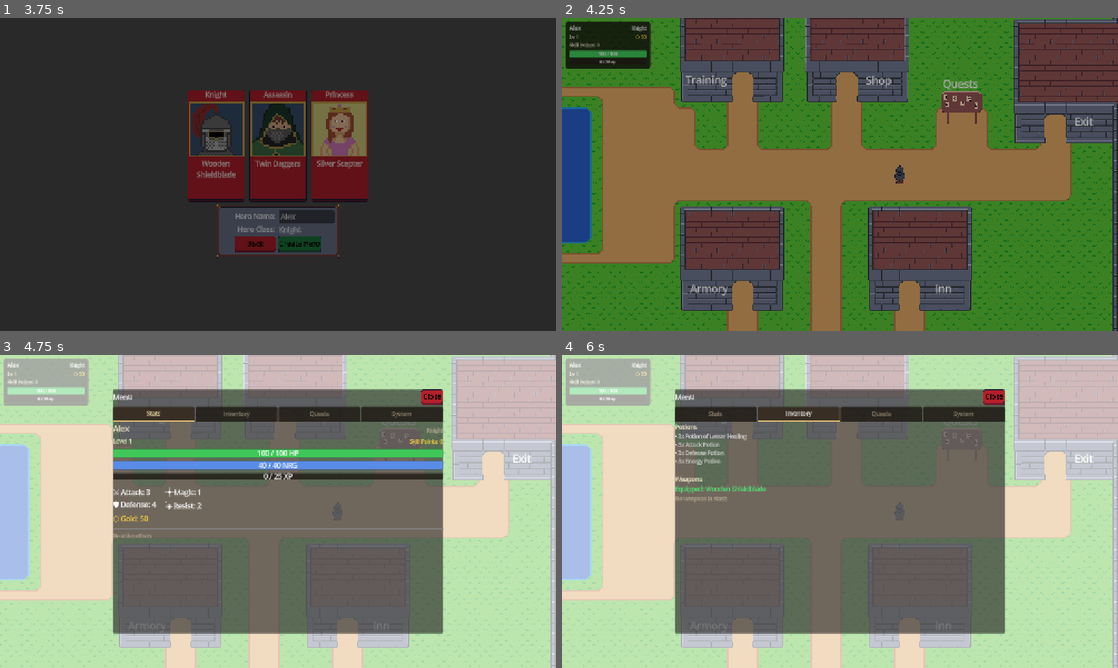
Above: before the commit, frames 1-4 (two rows, left to right).
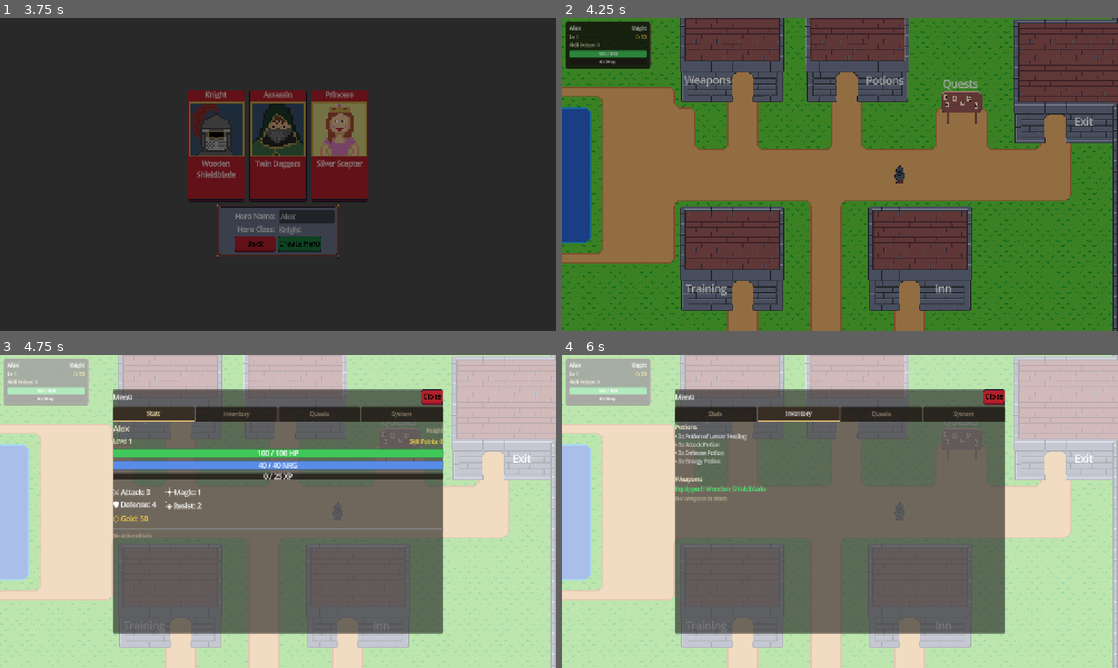
Above: after the commit, the same moments.

Repository: navtges3/PixelValley
Game: Godot game, scene res://scenes/ui/screens/main_menu_screen.tscn
Two runs of this game, one before a commit and one after it. Both use one fixed random seed, a clock stepped at 60 frames per second and the inputs below. Sound files missing from this copy of the repository are replaced by a short silence.
Inputs (mouse positions are in pixels of both pictures, inside the frame that each line leads up to):
- Up to frame 1 (3.75 s): click "New Game" at 0.5 s; click (305, 215) at 1.27 s; type "Alex" at 1.35 s; click (216, 146) at 2.02 s; click "Create Hero" at 2.75 s; click "Empty Slot" at 3.5 s
- Up to frame 2 (4.25 s): no input
- Up to frame 3 (4.75 s): hold Right (ui_right) from 4.28 s (still down); hold Tab (open_hud) from 4.28 s (still down)
- Up to frame 4 (6 s): release Right (ui_right) at 5 s; release Tab (open_hud) at 5 s; click "Stats" at 5 s; click "Inventory" at 5.75 s

Frame 1 is identical in both runs. In frame 2, 0.4% of the frame differs, in the area x 22-62%, y 18-89%; in frame 3, less than 0.1%; in frame 4, less than 0.1%.
Error in both runs: Invalid access to property or key 'inventory' on a base object of type 'Nil'. (res://autoload/game_state.gd:39)

Commit message:
feat: Update shop and village systems to support separate potion and weapon shops

Diff:
--- a/autoload/screen_manager.gd
+++ b/autoload/screen_manager.gd
@@ -13,7 +13,7 @@
 	NONE,
 	MAIN_MENU, NEW_GAME,
 	VILLAGE,
-	INN, SHOP, ARMORY, TRAINING, QUEST,
+	INN, SHOP, TRAINING, QUEST,
 	VALLEY,
 	FOREST, WAR_CAMP, CAVE,
 	BATTLE,
@@ -35,7 +35,6 @@
 	ScreenName.VILLAGE: "res://scenes/world/locations/village.tscn",
 	ScreenName.INN: "res://scenes/ui/screens/inn_screen.tscn",
 	ScreenName.SHOP: "res://scenes/ui/screens/shop_screen.tscn",
-	ScreenName.ARMORY: "res://scenes/ui/screens/armory_screen.tscn",
 	ScreenName.TRAINING: "res://scenes/ui/screens/training_screen.tscn",
 	ScreenName.VALLEY: "res://scenes/world/locations/valley.tscn",
 	ScreenName.FOREST: "res://scenes/world/locations/forest.tscn",
@@ -93,9 +92,7 @@
 func _change_scene(path: String, entrance_id: String = "", data = null) -> void:
 	_is_transitioning = true
 	await _fade(1.0)
-
 	_world_hud.hide()
-
 	var scene = load(path).instantiate()
 	get_tree().current_scene.free()
 	get_tree().root.add_child(scene)
@@ -105,12 +102,10 @@
 	if entrance_id != "" and scene.has_method("place_player_at_entrance"):
 		print("Placing player at entrance: %s" % entrance_id)
 		scene.place_player_at_entrance(entrance_id)
-
 	if _current_screen_name in WORLD_SCREENS:
 		_world_hud.show_all()
 	else:
 		_world_hud.hide_all()
-
 	await get_tree().process_frame
 	await _fade(0.0)
 	_is_transitioning = false
--- a/scenes/ui/screens/shop_screen.tscn
+++ b/scenes/ui/screens/shop_screen.tscn
@@ -15,6 +15,7 @@
 grow_horizontal = 2
 grow_vertical = 2
 script = ExtResource("1_wjsap")
+shop_type = null
 
 [node name="ShopNameLabel" type="Label" parent="." unique_id=559161195]
 layout_mode = 1
--- a/scenes/world/locations/village.tscn
+++ b/scenes/world/locations/village.tscn
@@ -66,25 +66,25 @@
 offset_bottom = 7.0
 text = "Exit"
 
-[node name="ShopTriggerZone" type="Area2D" parent="TriggerZones" unique_id=1214933235 groups=["trigger_zone"]]
+[node name="PotionShopTriggerZone" type="Area2D" parent="TriggerZones" unique_id=1214933235 groups=["trigger_zone"]]
 position = Vector2(672, 227)
 script = ExtResource("2_rt3mv")
-entrance_id = "shop"
+entrance_id = "potion_shop"
 screen_target = 5
 metadata/_custom_type_script = "uid://c5sed60hjy0rk"
 
-[node name="CollisionShape2D" type="CollisionShape2D" parent="TriggerZones/ShopTriggerZone" unique_id=531062253]
+[node name="CollisionShape2D" type="CollisionShape2D" parent="TriggerZones/PotionShopTriggerZone" unique_id=531062253]
 shape = SubResource("CircleShape2D_e7reh")
 
-[node name="Label" type="Label" parent="TriggerZones/ShopTriggerZone" unique_id=1059137505]
+[node name="Label" type="Label" parent="TriggerZones/PotionShopTriggerZone" unique_id=1059137505]
 offset_left = 29.0
 offset_top = -15.0
 offset_right = 68.0
 offset_bottom = 8.0
-text = "Shop"
+text = "Potions"
 
 [node name="TrainingTriggerZone" type="Area2D" parent="TriggerZones" unique_id=254792451 groups=["trigger_zone"]]
-position = Vector2(512, 227)
+position = Vector2(512, 547)
 script = ExtResource("2_rt3mv")
 entrance_id = "training"
 screen_target = 7
@@ -100,22 +100,22 @@
 offset_bottom = 11.0
 text = "Training"
 
-[node name="ArmoryTriggerZone" type="Area2D" parent="TriggerZones" unique_id=264463684 groups=["trigger_zone"]]
-position = Vector2(512, 547)
+[node name="WeaponShopTriggerZone" type="Area2D" parent="TriggerZones" unique_id=264463684 groups=["trigger_zone"]]
+position = Vector2(512, 227)
 script = ExtResource("2_rt3mv")
-entrance_id = "armory"
-screen_target = 6
+entrance_id = "weapon_shop"
+screen_target = 5
 metadata/_custom_type_script = "uid://c5sed60hjy0rk"
 
-[node name="CollisionShape2D" type="CollisionShape2D" parent="TriggerZones/ArmoryTriggerZone" unique_id=696258203]
+[node name="CollisionShape2D" type="CollisionShape2D" parent="TriggerZones/WeaponShopTriggerZone" unique_id=696258203]
 shape = SubResource("CircleShape2D_h8u16")
 
-[node name="Label" type="Label" parent="TriggerZones/ArmoryTriggerZone" unique_id=1065136552]
-offset_left = -81.0
+[node name="Label" type="Label" parent="TriggerZones/WeaponShopTriggerZone" unique_id=1065136552]
+offset_left = -90.0
 offset_top = -16.0
-offset_right = -20.0
+offset_right = -18.0
 offset_bottom = 7.0
-text = "Armory"
+text = "Weapons"
 
 [node name="InnTriggerZone" type="Area2D" parent="TriggerZones" unique_id=351930910 groups=["trigger_zone"]]
 position = Vector2(768, 547)
--- a/scripts/ui/screens/shop_screen.gd
+++ b/scripts/ui/screens/shop_screen.gd
@@ -3,7 +3,10 @@
 
 enum ShopType { POTION, WEAPON }
 
-const ENTRANCE_ID := "shop"
+const ENTRANCE_ID := {
+	ShopType.POTION: "potion_shop",
+	ShopType.WEAPON: "weapon_shop"
+}
 
 @export var shop_type: ShopType = ShopType.POTION
 
@@ -28,12 +31,15 @@
 
 func _ready() -> void:
 	hero = GameState.hero
-	shop = _get_shop()
-	shop_name_label.text = shop.name
-	shop_manager.start_shop(hero, shop)
-	quantity_spin_box.visible = shop_type == ShopType.POTION
-	ability_container.visible = shop_type == ShopType.WEAPON
-	_update_item_list()
+
+func setup(data) -> void:
+	if data is ShopScreen.ShopType:
+		shop = _get_shop()
+		shop_name_label.text = shop.name
+		shop_manager.start_shop(hero, shop)
+		quantity_spin_box.visible = shop_type == ShopType.POTION
+		ability_container.visible = shop_type == ShopType.WEAPON
+		_update_item_list()
 
 func _get_shop() -> Shop:
 	match shop_type:
@@ -97,13 +103,13 @@
 func _update_item_cost() -> void:
 	var item := ItemLoader.get_item(shop_manager.selected_item_id)
 	if item:
-		var qty := int(quantity_spin_box.value) if ShopType.POTION else 1
+		var qty := int(quantity_spin_box.value) if shop_type == ShopType.POTION else 1
 		item_cost_label.text = str(item.value * qty)
 
 func _update_purchase_button() -> void:
 	var item := ItemLoader.get_item(shop_manager.selected_item_id)
 	if item:
-		var qty := int(quantity_spin_box.value) if ShopType.POTION else 1
+		var qty := int(quantity_spin_box.value) if shop_type == ShopType.POTION else 1
 		purchase_button.disabled = item.value * qty > hero.inventory.gold
 	else:
 		purchase_button.disabled = true
